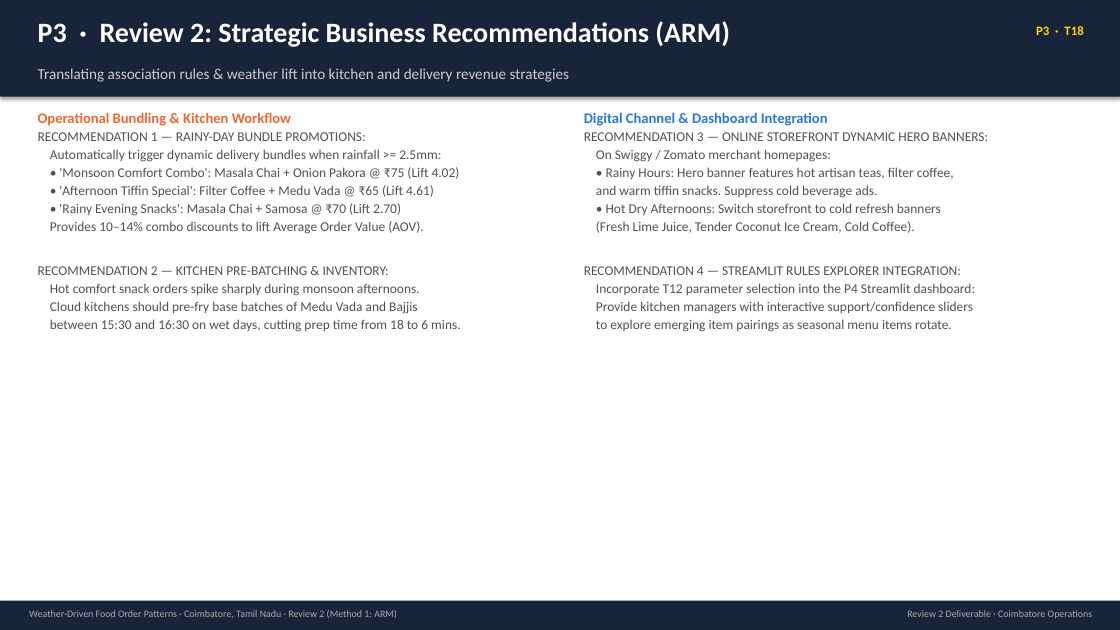
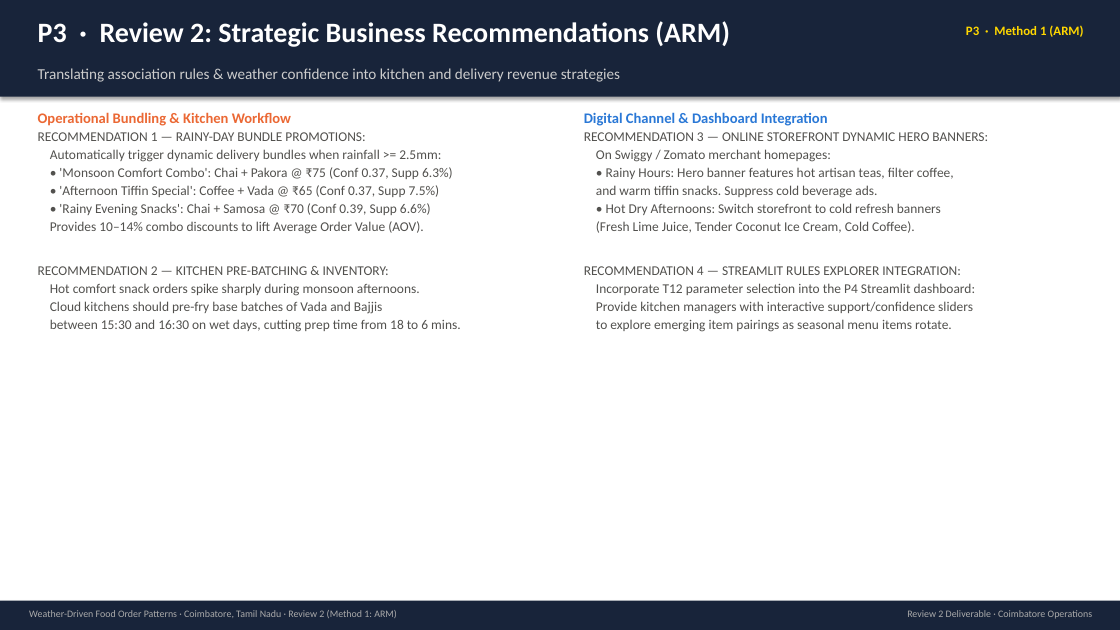
Before and after one commit to priyagarnet20-ops/weather-food-orders, a slide deck: slide 3 of slides/review2/review2_arm_deck.pptx. Drawn at 1120x630 pixels with LibreOffice and Linux fonts; fonts in the diff are those of the drawing. Boxes give left, top, right and bottom in pixels: in the first picture for what was removed or moved away, otherwise in the second. Text is boxed around its words. In the diff, an @@ line names an element or a change of style, - is before the commit and + after.

```diff
--- a/slides/review2/review2_arm_deck.pptx
+++ b/slides/review2/review2_arm_deck.pptx
@@ text at [966, 25, 1083, 37]: text changed @@
-P3 · T18
+P3 · Method 1 (ARM)
@@ text at [38, 68, 620, 82]: text changed @@
-Translating association rules & weather lift into kitchen and delivery revenue strategies
+Translating association rules & weather confidence into kitchen and delivery revenue strategies
@@ text at [59, 167, 453, 216]: text changed @@
-• 'Monsoon Comfort Combo': Masala Chai + Onion Pakora @ ₹75 (Lift 4.02)
-• 'Afternoon Tiffin Special': Filter Coffee + Medu Vada @ ₹65 (Lift 4.61)
-• 'Rainy Evening Snacks': Masala Chai + Samosa @ ₹70 (Lift 2.70)
+• 'Monsoon Comfort Combo': Chai + Pakora @ ₹75 (Conf 0.37, Supp 6.3%)
+• 'Afternoon Tiffin Special': Coffee + Vada @ ₹65 (Conf 0.37, Supp 7.5%)
+• 'Rainy Evening Snacks': Chai + Samosa @ ₹70 (Conf 0.39, Supp 6.6%)
@@ text at [50, 301, 383, 314]: text changed @@
-Cloud kitchens should pre-fry base batches of Medu Vada and Bajjis
+Cloud kitchens should pre-fry base batches of Vada and Bajjis
```
Also in this commit, not shown: 2 other slides changed, 1 other file.
